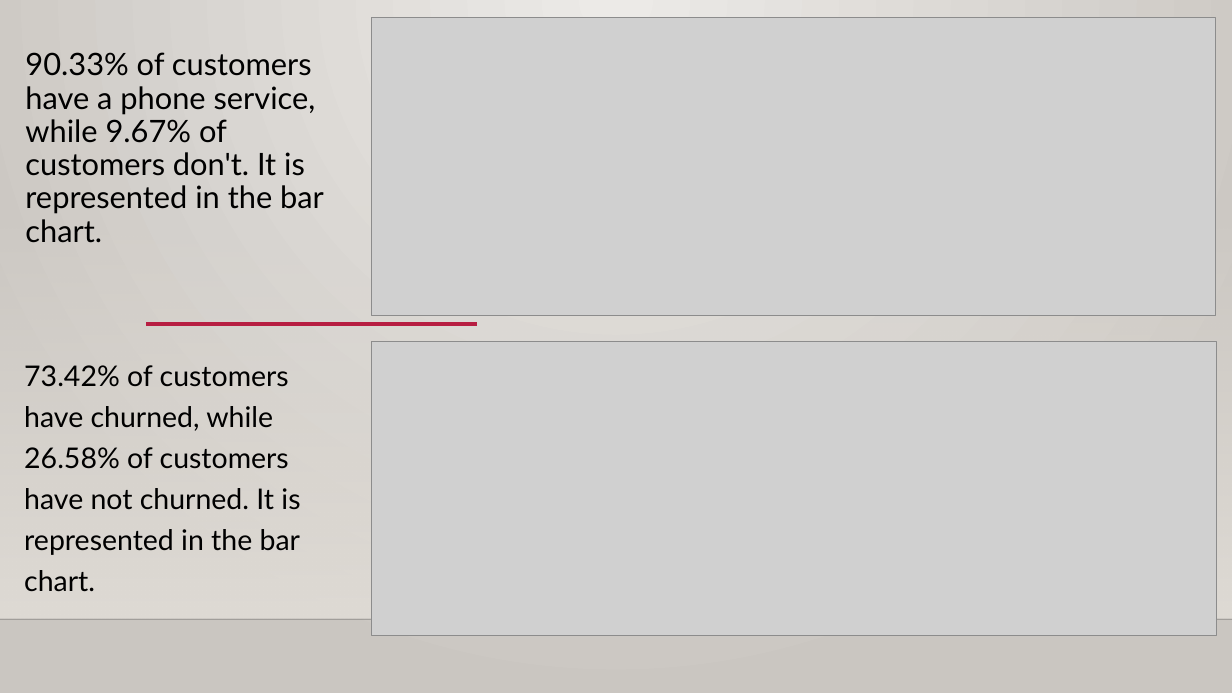
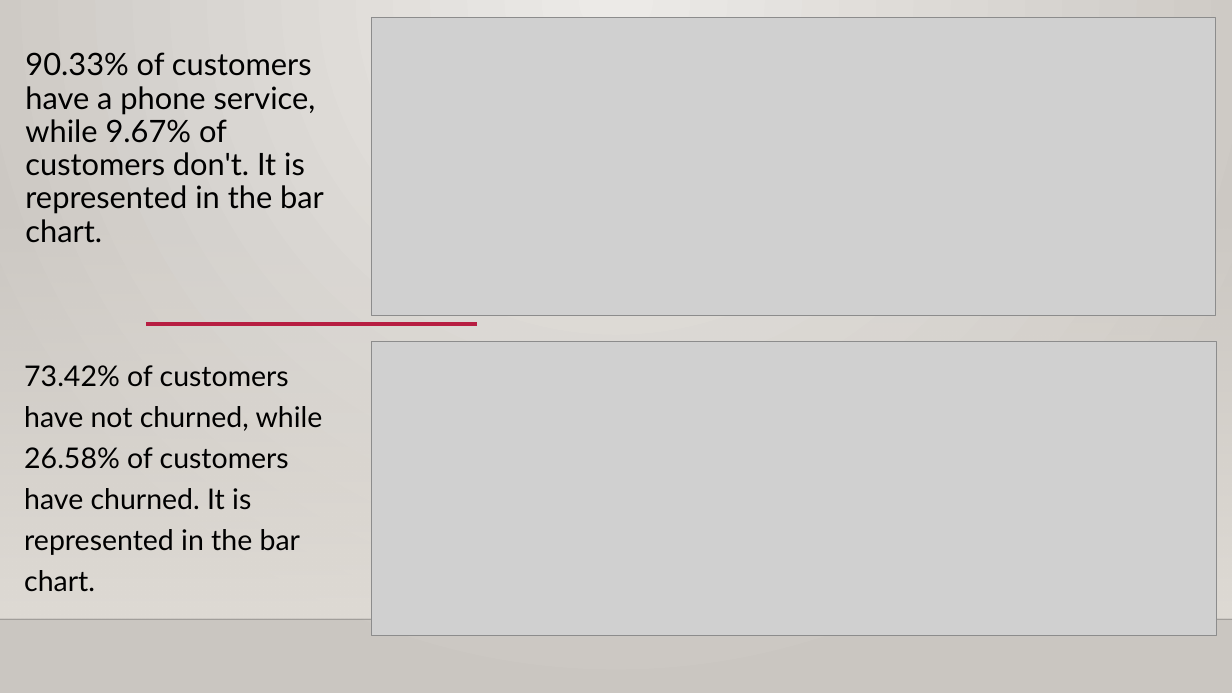
Before and after one commit to Ifeawopegba/Capstone-Project-by-Ifeoluwa-A., a slide deck: slide 10 of Capstone Project by Ifeoluwa A..pptx. Drawn at 1232x693 pixels with LibreOffice and Linux fonts; fonts in the diff are those of the drawing; grey boxes stand for pictures; background and template pictures are left out. Boxes give left, top, right and bottom in pixels: in the first picture for what was removed or moved away, otherwise in the second. Text is boxed around its words. In the diff, an @@ line names an element or a change of style, - is before the commit and + after.

```diff
--- a/Capstone Project by Ifeoluwa A..pptx
+++ b/Capstone Project by Ifeoluwa A..pptx
@@ text at [24,365,323,592]: text changed @@
-73.42% of customers have churned, while 26.58% of customers have not churned. It is represented in the bar chart.
+73.42% of customers have not churned, while 26.58% of customers have churned. It is represented in the bar chart.
```
Also in this commit, not shown: 1 other slide changed.
